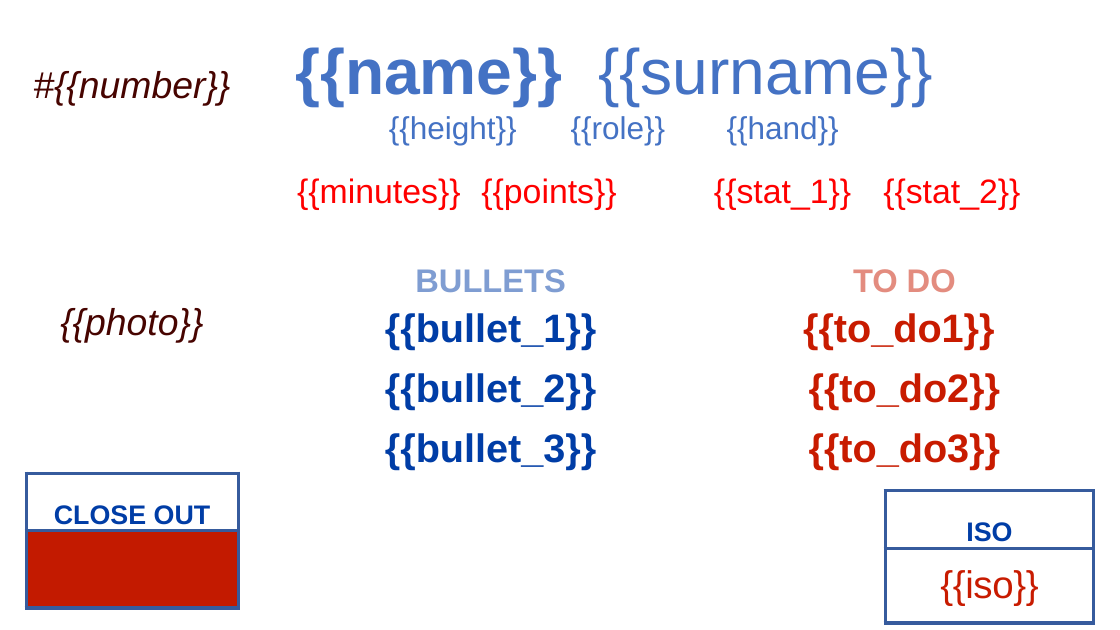
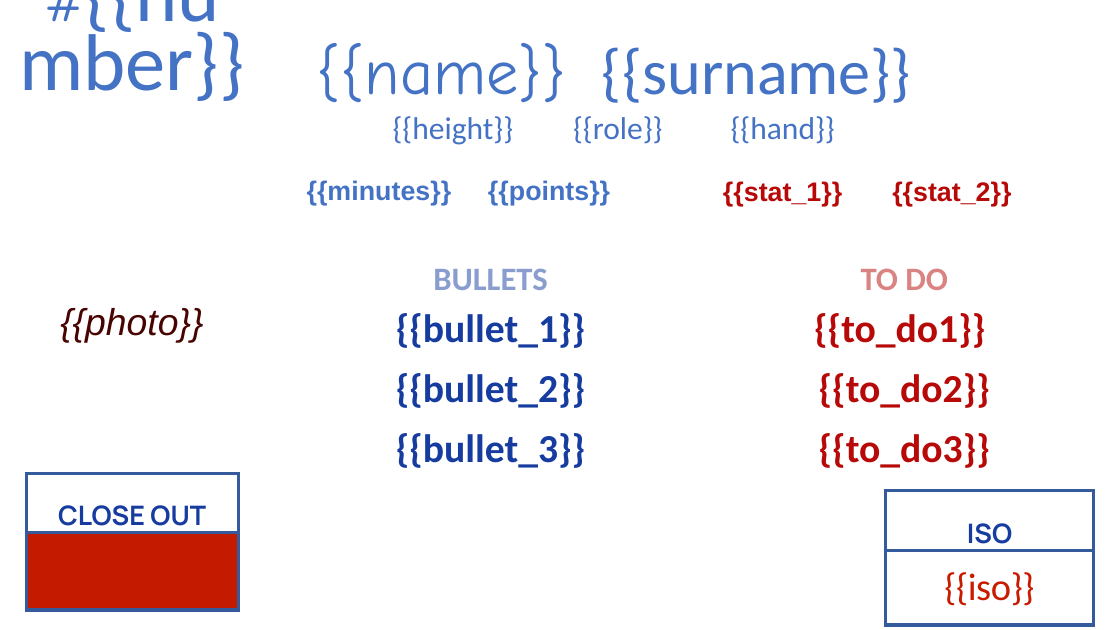
Before and after one commit to martinig94/bc-roma-scouting, a slide deck: slide 6 of template.pptx. Drawn at 1120x630 pixels with LibreOffice and Linux fonts; fonts in the diff are those of the drawing; background and template pictures are left out. Boxes give left, top, right and bottom in pixels: in the first picture for what was removed or moved away, otherwise in the second. Text is boxed around its words. In the diff, an @@ line names an element or a change of style, - is before the commit and + after.

```diff
--- a/template.pptx
+++ b/template.pptx
@@ text "{{name}} {{surname}}" at [317, 43, 911, 103]: font Arial to Comic Neue, bold off in "{{name}}"; font Arial to Calibri in "{{surname}}" @@
@@ text "#{{number}}" at [8, 55, 255, 109]: size 32 to 47 pt, font Arial to Comic Neue in "#{{number}}"; size 32 to 69 pt, font Arial to Calibri, text colour #470400 to #4472C4, letter outline #FFFFFF 0.7 pt to none, italic off @@
@@ font Arial to Calibri in 3 elements at [393, 116, 514, 145], [731, 116, 835, 144], [573, 116, 663, 144] @@
@@ text "{{minutes}}" at [307, 180, 452, 205]: size 29 to 23 pt, text colour #FF0000 to #4472C4, bold on @@
@@ text "{{points}}" at [488, 180, 610, 205]: size 29 to 23 pt, text colour #FF0000 to #4472C4, bold on @@
@@ text "{{stat_1}}" at [723, 181, 842, 206]: size 29 to 23 pt, text colour #FF0000 to #B70908, bold on @@
@@ text "{{stat_2}}" at [892, 181, 1011, 206]: size 29 to 23 pt, text colour #FF0000 to #B70908, bold on @@
@@ table at [284, 239, 1112, 539] @@
@@ font Arial to Calibri @@
@@ text colour #003DA6 at 50% opacity to #163CA0 at 50% opacity in "BULLETS" @@
@@ text colour #C81B00 at 50% opacity to #B70908 at 50% opacity in "TO DO" @@
@@ text colour #003DA6 to #163CA0 in "{{bullet_1}}", "{{bullet_2}}", "{{bullet_3}}" @@
@@ text colour #C81B00 to #B70908 in "{{to_do1}}", "{{to_do2}}", "{{to_do3}}" @@
@@ table at [26, 473, 239, 610] @@
@@ font Arial to Manrope, text colour #003DA6 to #163CA0 @@
@@ table at [886, 491, 1094, 620] @@
@@ font Arial to Manrope, text colour #003DA6 to #163CA0 in "ISO" @@
@@ font Arial to Calibri in "{{iso}}" @@
```
Also in this commit, not shown: 6 other slides changed, 1 other file.
